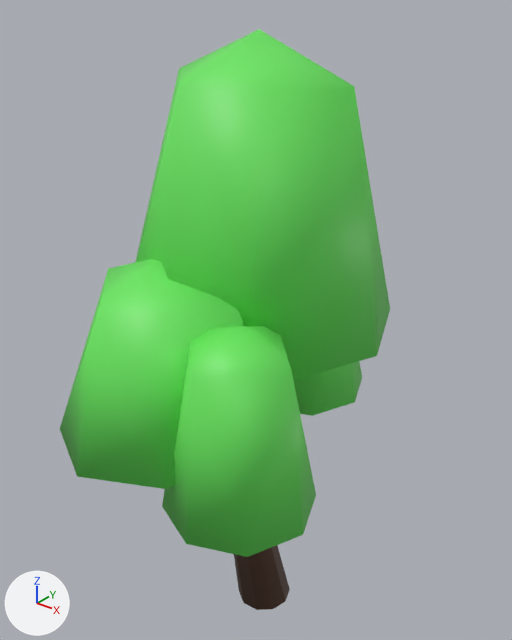
Two versions of the FBX model content/SwampTree/SwampTree_Large1.fbx, one commit apart.
Both versions are drawn from a 50 mm lens placed at (8.61, -11.1, 14.86), pointed at (-0.27, 0.0, 7.98). Every picture has the same lights, and +X, +Y and +Z are marked at lower left. Where no turn or scale is listed for an object, it has been applied to the vertices.

Before the edit, the objects in view are built like this:
```python
me_swamptree_large1 = bpy.data.meshes.new('SwampTree_Large1')
me_swamptree_large1.from_pydata(...)  # 310 vertices, 541 faces; spans x -424.0..305.0, y -1.0..1398.0, z -435.0..493.0
# faces by material slot: [381, 160]
me_swamptree_large1.materials.append(mat_tall_round_bark)  # brown #5a3f2f
me_swamptree_large1.materials.append(mat_tall_round_leaf)  # green #6ae760
ob_swamptree_large1 = bpy.data.objects.new('SwampTree_Large1', me_swamptree_large1)
ob_swamptree_large1.location = (0.0, 0.0, 0.0)
ob_swamptree_large1.rotation_euler = (1.571, 0.0, 0.0)  # degrees (90, 0, 0)
ob_swamptree_large1.scale = (0.01, 0.01, 0.01)
```
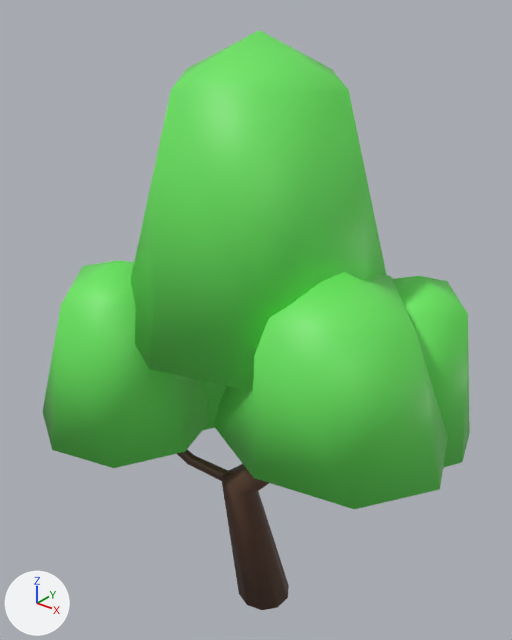
Location of each change, (x1, y1, x2, y2) in pixels of the pictures (512 x 640 px):
'SwampTree_Large1.001', added (green)
    after: (43, 30, 470, 509)
'SwampTree_Large1', reshaped, moved, turned
    before: (60, 29, 390, 610)
    after: (177, 449, 289, 610)
part 1 of me_swamptree_large1, deleted (green)
    before: (135, 29, 390, 380)
part 2 of me_swamptree_large1, deleted (green)
    before: (293, 361, 362, 416)
part 3 of me_swamptree_large1, deleted (green)
    before: (162, 326, 316, 557)
part 4 of me_swamptree_large1, deleted (green)
    before: (60, 259, 243, 489)

What changed in the scene script:
```text
Change me_swamptree_large1:
    where me_swamptree_large1.from_pydata(...)  # 310 vertices, 541 faces; spans x -424.0..305.0, y -1.0..1398.0, z -435.0..493.0
    used by ob_swamptree_large1; location = (0.0, 0.0, 0.0); rotation_euler = (1.571, 0.0, 0.0), in degrees (90, 0, 0); scale = (0.01, 0.01, 0.01)
    me_swamptree_large1 part 1: the loose piece of 18 vertices spanning x -318.0..278.0, y 812.0..1398.0, z -298.0..298.0 is deleted
    me_swamptree_large1 part 2: the loose piece of 18 vertices spanning x -207.0..118.0, y 521.0..889.0, z -373.0..-47.0 is deleted
    me_swamptree_large1 part 3: the loose piece of 18 vertices spanning x 5.0..305.0, y 568.0..947.0, z 127.0..428.0 is deleted
    me_swamptree_large1 part 4: the loose piece of 18 vertices spanning x -268.0..159.0, y 655.0..1013.0, z -26.0..493.0 is deleted
    remove me_swamptree_large1.materials.append(mat_tall_round_leaf)  # green #6ae760
Add me_swamptree_large1_001:
    me_swamptree_large1_001.from_pydata(...)  # 90 vertices, 160 faces; spans x -4.67..4.74, y -3.51..3.21, z -3.13..5.63
    me_swamptree_large1_001.materials.append(mat_tall_round_leaf)  # green #6ae760
Change ob_swamptree_large1:
    ob_swamptree_large1.location: (0.0, 0.0, 0.0) -> (0.0, -0.01, 0.0)
    ob_swamptree_large1.rotation_euler: (1.571, 0.0, 0.0) -> (1.571, 0.0, 1.461)  # degrees (90, 0, 0) -> degrees (90, 0, 84)
Add ob_swamptree_large1_001:
    ob_swamptree_large1_001 = bpy.data.objects.new('SwampTree_Large1.001', me_swamptree_large1_001)
    ob_swamptree_large1_001.location = (0.1, -0.46, 8.34)
```
